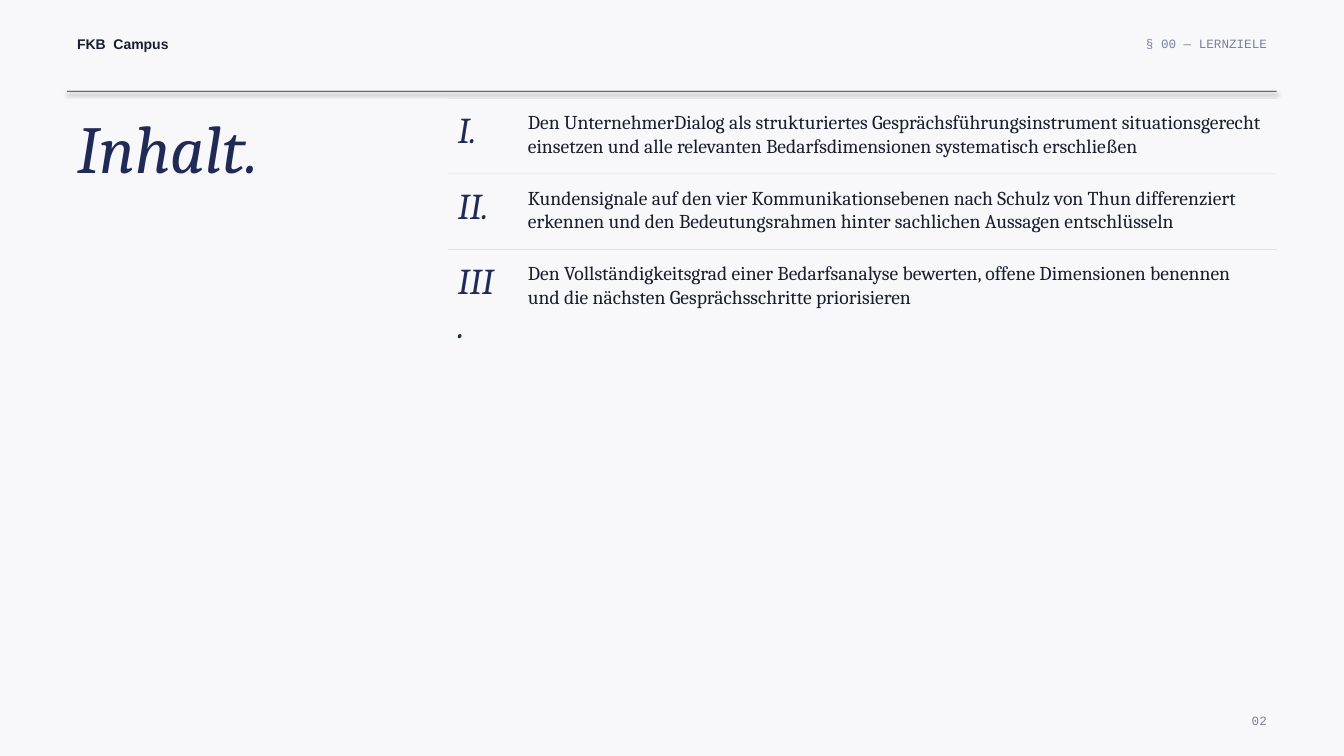
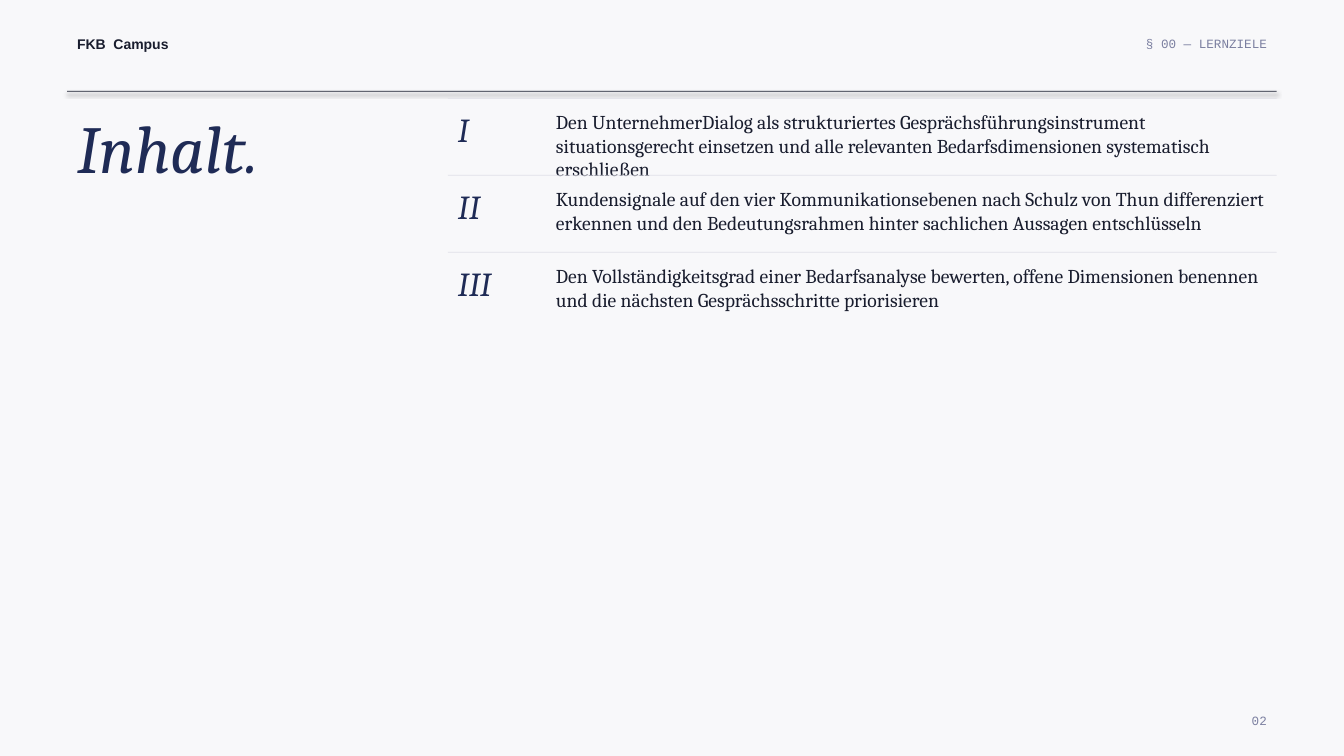
Before and after one commit to ck5rqc47pr-byte/firmenkundenakademie-online, a slide deck: slide 2 of public/downloads/praesentation/M10.pptx. Drawn at 1344x756 pixels with LibreOffice and Linux fonts; fonts in the diff are those of the drawing. Boxes give left, top, right and bottom in pixels: in the first picture for what was removed or moved away, otherwise in the second. Text is boxed around its words. In the diff, an @@ line names an element or a change of style, - is before the commit and + after.

```diff
--- a/public/downloads/praesentation/M10.pptx
+++ b/public/downloads/praesentation/M10.pptx
@@ text at <box>458,119,469,142</box>: text changed; size 26 to 24 pt @@
-I.
+I
@@ text "Den UnternehmerDialog als strukturiertes Gesprächsführungsin ..." rewrapped from <box>528,115,1260,158</box> to <box>556,115,1209,176</box> @@
@@ text at <box>458,196,480,219</box>: text changed; size 26 to 24 pt @@
-II.
+II
@@ text "Kundensignale auf den vier Kommunikationsebenen ...": place and size @@
-text "Kundensignale auf den vier Kommunikationsebenen ..." at <box>528,191,1236,233</box>
+text "Kundensignale auf den vier Kommunikationsebenen ..." at <box>556,192,1264,234</box>
@@ text "Den Vollständigkeitsgrad einer Bedarfsanalyse bewerten, ...": place and size @@
-text "Den Vollständigkeitsgrad einer Bedarfsanalyse bewerten, ..." at <box>528,266,1230,308</box>
+text "Den Vollständigkeitsgrad einer Bedarfsanalyse bewerten, ..." at <box>556,269,1258,311</box>
@@ text at <box>458,273,491,296</box>: text changed; size 26 to 24 pt @@
-III.
+III
```
Also in this commit, not shown: 11 other slides changed, 1 slide added, 21 other files.
